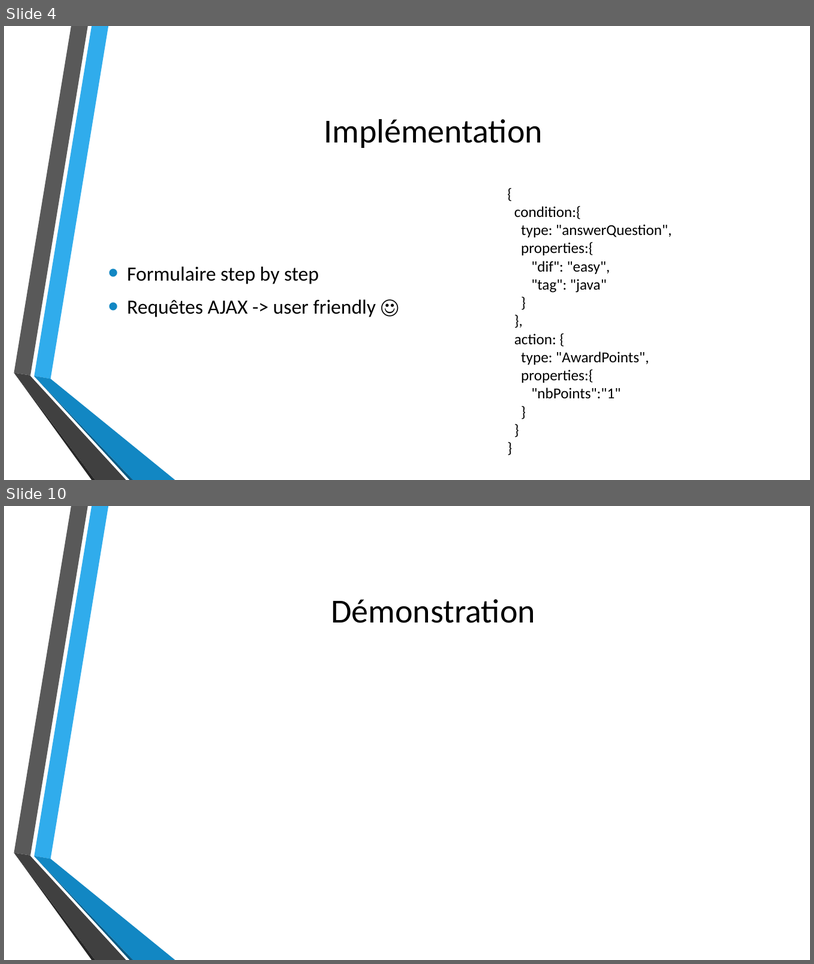
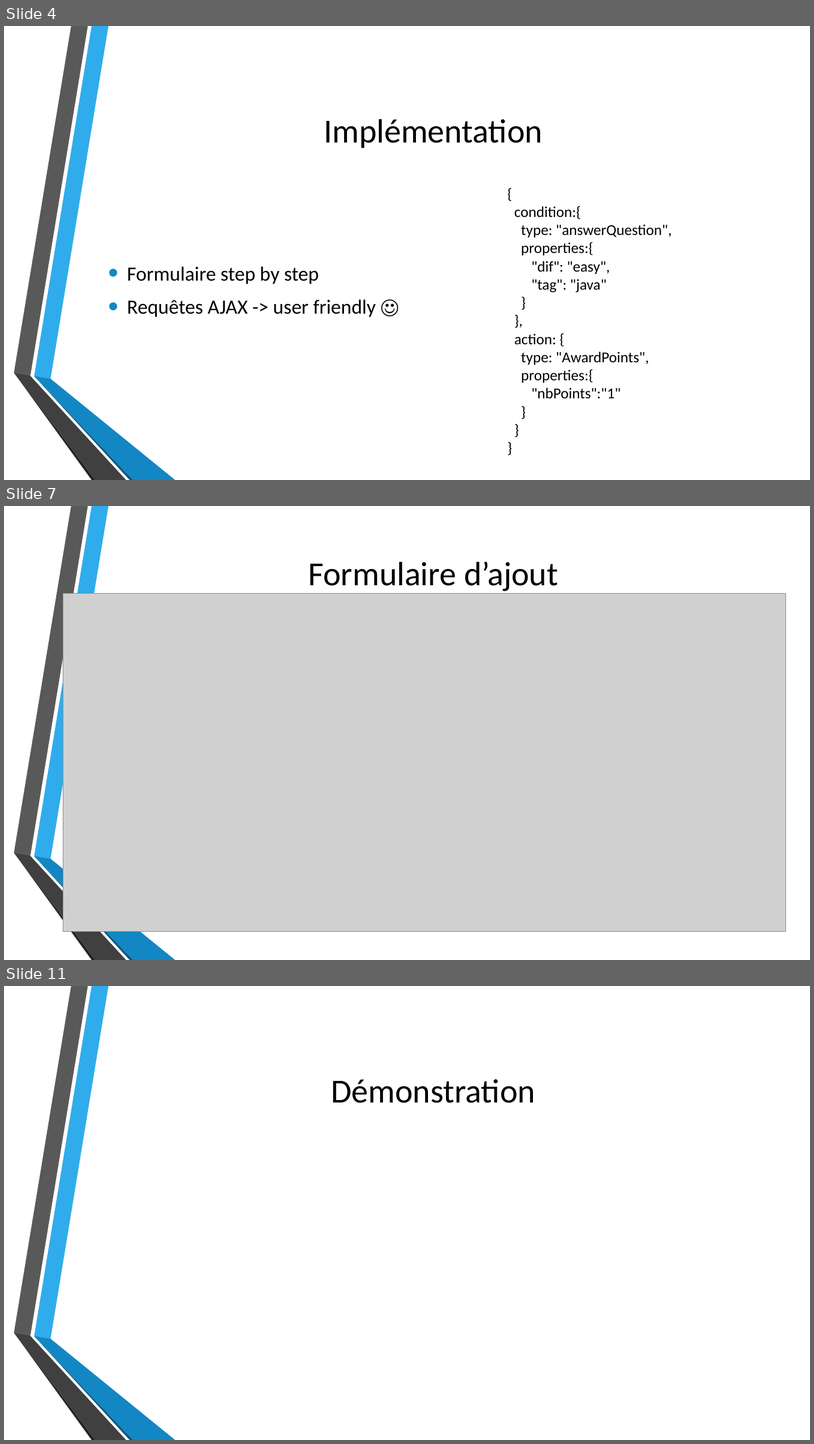
Before and after one commit to xajkep/Teaching-HEIGVD-AMT-2015-Project, a slide deck: Presentation/AMT_BSWZ_projet.pptx. Shown one above the other, each under a label of ours: slides 4 and 10 before the commit, slides 4, 7 and 11 after it; the slides between them are not shown. The pictures are 814x964 and 814x1444 pixels, drawn with LibreOffice and Linux fonts; fonts in the diff are those of the drawing; grey boxes stand for pictures; background and template pictures are left out. Boxes give left, top, right and bottom in pixels: in the first picture for what was removed or moved away, otherwise in the second. Text is boxed around its words. In the diff, an @@ line names an element or a change of style, - is before the commit and + after.

```diff
--- a/Presentation/AMT_BSWZ_projet.pptx
+++ b/Presentation/AMT_BSWZ_projet.pptx
@@ slide 7 added at box(4, 506, 810, 960), background picture (left out); not listed: 6 template elements that a slide beside it also shows @@
@@ title added at box(308, 561, 558, 591), 40 pt, text #000000 @@
+Formulaire d’ajout
@@ picture added at box(63, 594, 787, 931) @@
@@ what was slide 10 is now slide 11 @@
```
Also in this commit, not shown: 6 slides changed.
